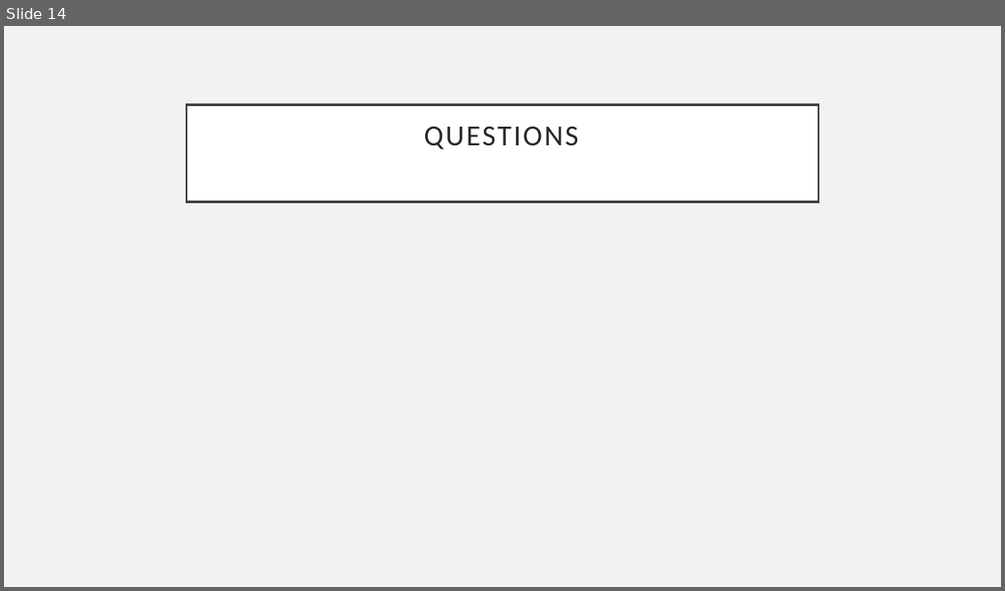
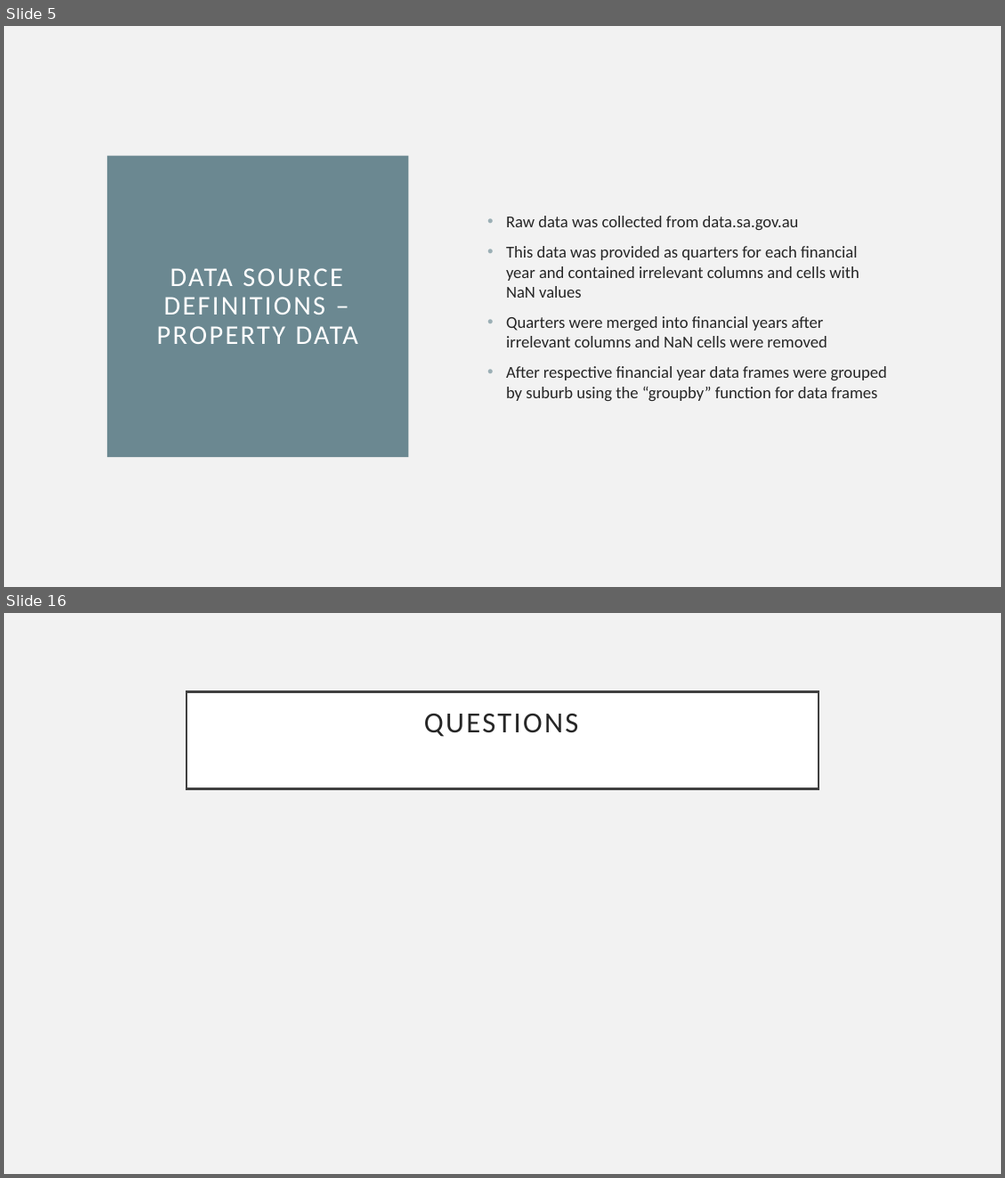
Before and after one commit to Sprettle/Chevrolet-Chilis, a slide deck: Project 1 Presentation.pptx. Shown one above the other, each under a label of ours: slide 14 before the commit, slides 5 and 16 after it; the slides between them are not shown. The pictures are 1005x591 and 1005x1178 pixels, drawn with LibreOffice and Linux fonts; fonts in the diff are those of the drawing. Boxes give left, top, right and bottom in pixels: in the first picture for what was removed or moved away, otherwise in the second. Text is boxed around its words. In the diff, an @@ line names an element or a change of style, - is before the commit and + after.

```diff
--- a/Project 1 Presentation.pptx
+++ b/Project 1 Presentation.pptx
@@ slide 5 added at (4, 26, 1001, 587), background #F2F2F2 @@
@@ title added at (107, 156, 409, 458), fill #6B8891, 26 pt, text #FFFFFF @@
+DATA SOURCE DEFINITIONS – PROPERTY DATA
@@ text added at (506, 216, 887, 401), 16 pt, text #262626 @@
+  • Raw data was collected from data.sa.gov.au
+  • This data was provided as quarters for each financial year and contained irrelevant columns and cells with NaN values
+  • Quarters were merged into financial years after irrelevant columns and NaN cells were removed
+  • After respective financial year data frames were grouped by suburb using the “groupby” function for data frames
@@ what was slide 14 is now slide 16 @@
```
Also in this commit, not shown: 11 slides changed, 3 other slides added, 2 slides removed.
